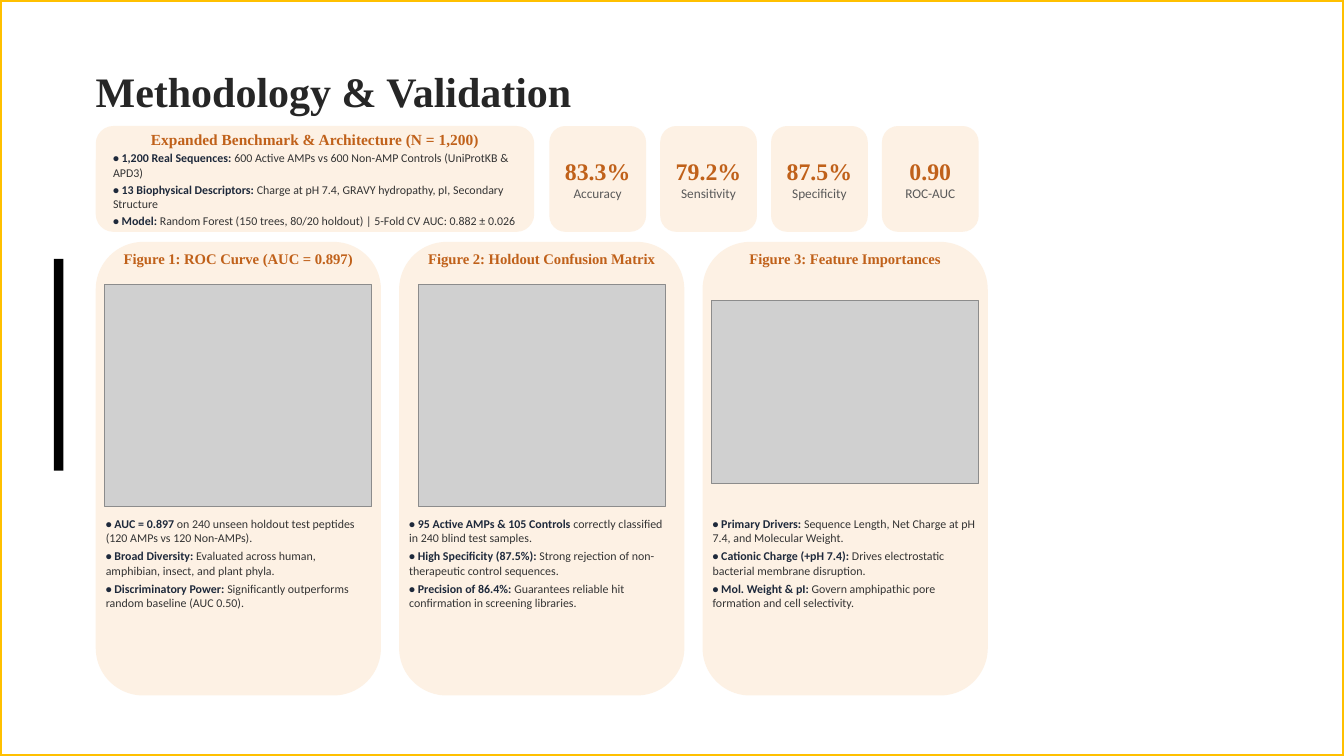
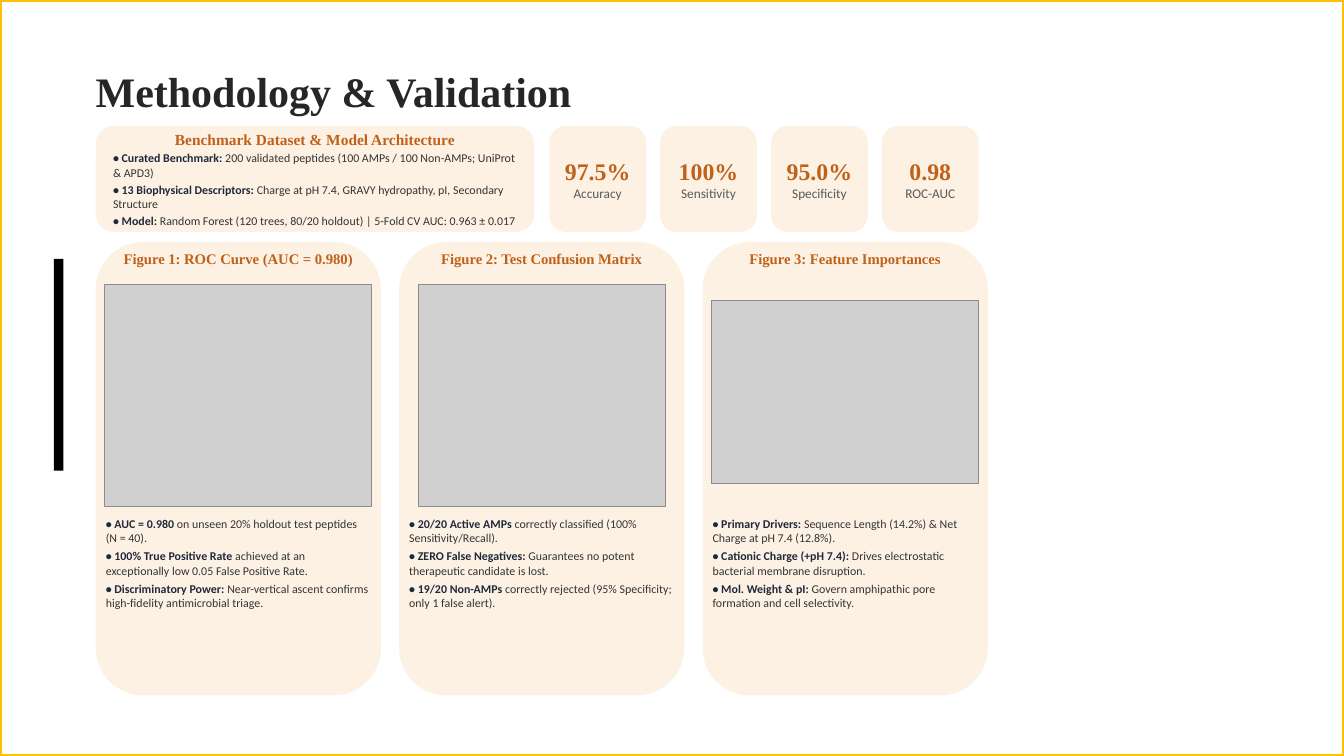
Before and after one commit to sreenivasbonala/biopept-ai, a slide deck: slide 3 of BioPept_AI_REVA_Template.pptx. Drawn at 1344x756 pixels with LibreOffice and Linux fonts; fonts in the diff are those of the drawing; grey boxes stand for pictures; background and template pictures are left out. Boxes give left, top, right and bottom in pixels: in the first picture for what was removed or moved away, otherwise in the second. Text is boxed around its words. In the diff, an @@ line names an element or a change of style, - is before the commit and + after.

Commit message:
Remove science fair track caption, replace DNA emoji with professional molecular SVG logo, and sync 200-peptide prototype benchmark deck and models

```diff
--- a/BioPept_AI_REVA_Template.pptx
+++ b/BioPept_AI_REVA_Template.pptx
@@ text in rounded rectangle at [122,134,515,179]: text changed; bold off @@
-Expanded Benchmark & Architecture (N = 1,200)
-• 1,200 Real Sequences: 600 Active AMPs vs 600 Non-AMP Controls (UniProtKB & APD3)
+Benchmark Dataset & Model Architecture
+• Curated Benchmark: 200 validated peptides (100 AMPs / 100 Non-AMPs; UniProt & APD3)
@@ text in rounded rectangle at [565,164,631,181]: text changed @@
-83.3%
+97.5%
@@ text in rounded rectangle at [679,164,739,181]: text changed @@
-79.2%
+100%
@@ text in rounded rectangle at [787,164,853,181]: text changed @@
-87.5%
+95.0%
@@ text in rounded rectangle at [909,164,951,181]: text changed @@
-0.90
+0.98
@@ text in rounded rectangle at [122,216,515,227]: text changed @@
-• Model: Random Forest (150 trees, 80/20 holdout) | 5-Fold CV AUC: 0.882 ± 0.026
+• Model: Random Forest (120 trees, 80/20 holdout) | 5-Fold CV AUC: 0.963 ± 0.017
@@ text at [124,254,353,268]: text changed @@
-Figure 1: ROC Curve (AUC = 0.897)
+Figure 1: ROC Curve (AUC = 0.980)
@@ text at [441,253,642,268]: text changed @@
-Figure 2: Holdout Confusion Matrix
+Figure 2: Test Confusion Matrix
@@ text at [106,519,368,609]: text changed @@
-• AUC = 0.897 on 240 unseen holdout test peptides (120 AMPs vs 120 Non-AMPs).
-• Broad Diversity: Evaluated across human, amphibian, insect, and plant phyla.
-• Discriminatory Power: Significantly outperforms random baseline (AUC 0.50).
+• AUC = 0.980 on unseen 20% holdout test peptides (N = 40).
+• 100% True Positive Rate achieved at an exceptionally low 0.05 False Positive Rate.
+• Discriminatory Power: Near-vertical ascent confirms high-fidelity antimicrobial triage.
@@ text at [409,519,672,609]: text changed @@
-• 95 Active AMPs & 105 Controls correctly classified in 240 blind test samples.
-• High Specificity (87.5%): Strong rejection of non-therapeutic control sequences.
-• Precision of 86.4%: Guarantees reliable hit confirmation in screening libraries.
+• 20/20 Active AMPs correctly classified (100% Sensitivity/Recall).
+• ZERO False Negatives: Guarantees no potent therapeutic candidate is lost.
+• 19/20 Non-AMPs correctly rejected (95% Specificity; only 1 false alert).
@@ text at [713,519,958,544]: text changed @@
-• Primary Drivers: Sequence Length, Net Charge at pH 7.4, and Molecular Weight.
+• Primary Drivers: Sequence Length (14.2%) & Net Charge at pH 7.4 (12.8%).
```
Also in this commit, not shown: 1 other slide changed, 8 other files.
